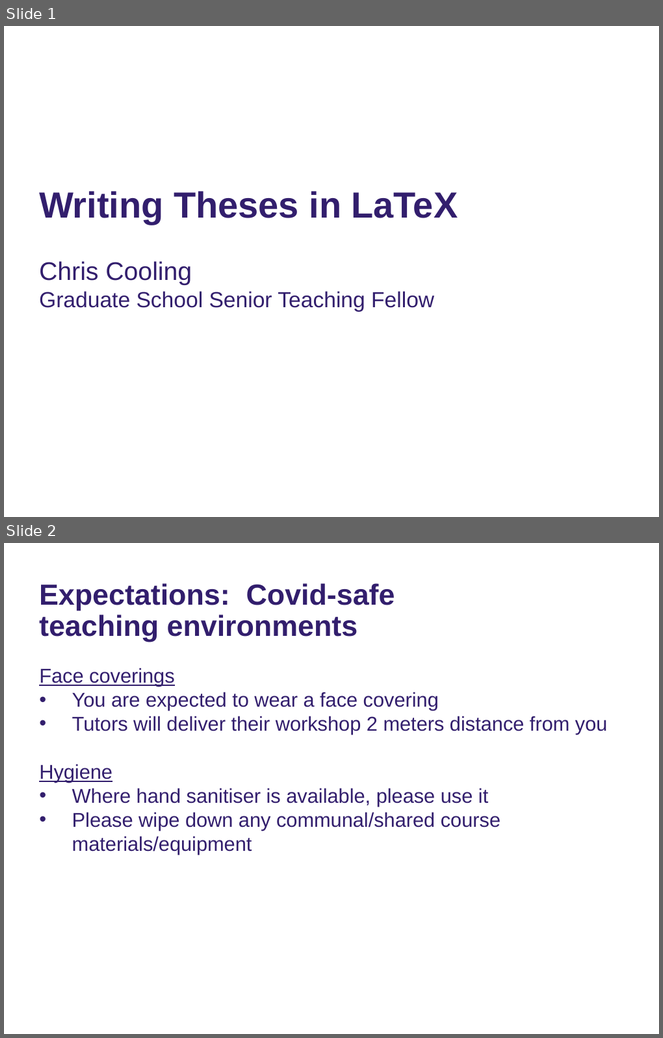
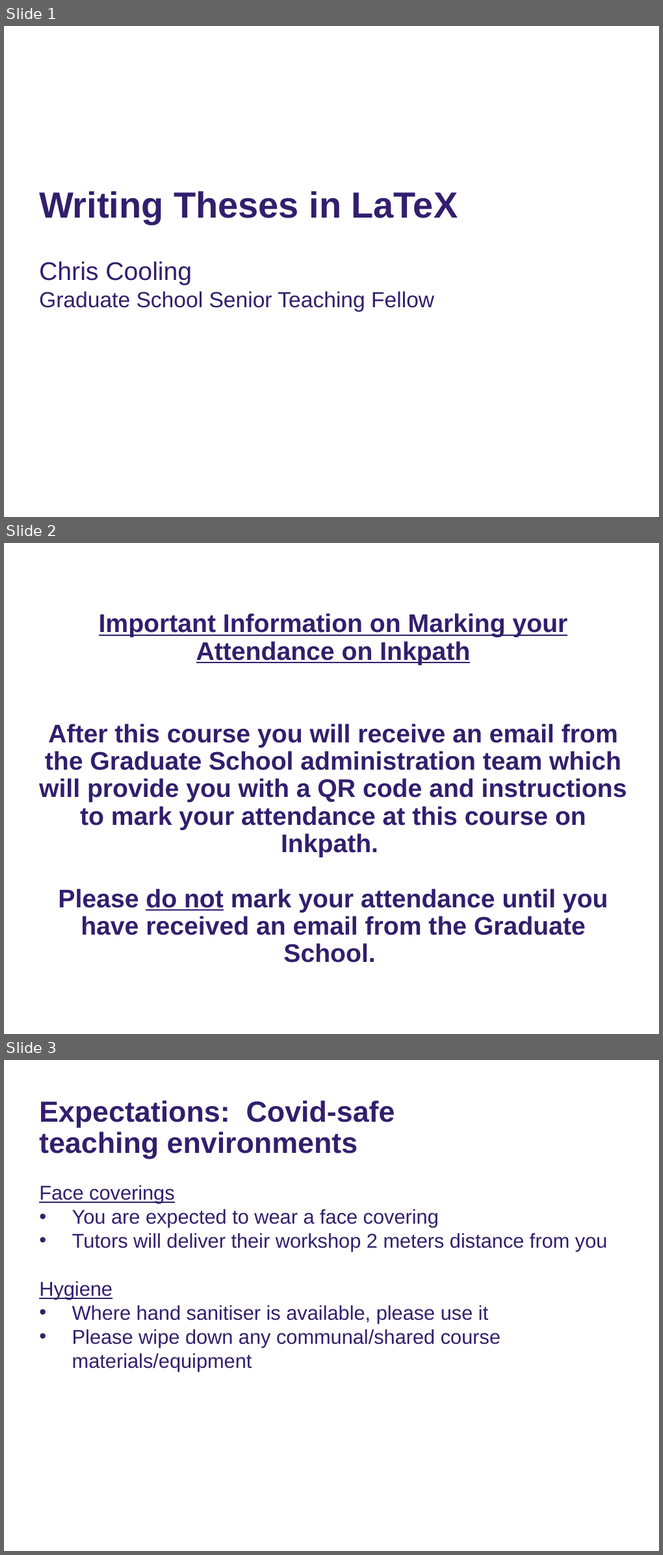
Before and after one commit to ImperialCollegeLondon/RCDS-writing-theses-in-latex, a slide deck: Writing Theses in Latex Slides.pptx. Shown one above the other, each under a label of ours: slides 1 and 2 before the commit, slides 1, 2 and 3 after it. The pictures are 663x1038 and 663x1555 pixels, drawn with LibreOffice and Linux fonts; fonts in the diff are those of the drawing; background and template pictures are left out. Boxes give left, top, right and bottom in pixels: in the first picture for what was removed or moved away, otherwise in the second. Text is boxed around its words. In the diff, an @@ line names an element or a change of style, - is before the commit and + after.

Commit message:
Added Inkpath slide

```diff
--- a/Writing Theses in Latex Slides.pptx
+++ b/Writing Theses in Latex Slides.pptx
@@ slide 2 added at <box>4,543,659,1034</box>, background #FFFFFF @@
@@ title added at <box>39,641,627,963</box>, 28 pt, text #321E6D, bold @@
+Important Information on Marking your Attendance on Inkpath
+After this course you will receive an email from the Graduate School administration team which will provide you with a QR code and instructions to mark your attendance at this course on Inkpath.
+Please do not mark your attendance until you have received an email from the Graduate School.
@@ what was slide 2 is now slide 3 @@
```
